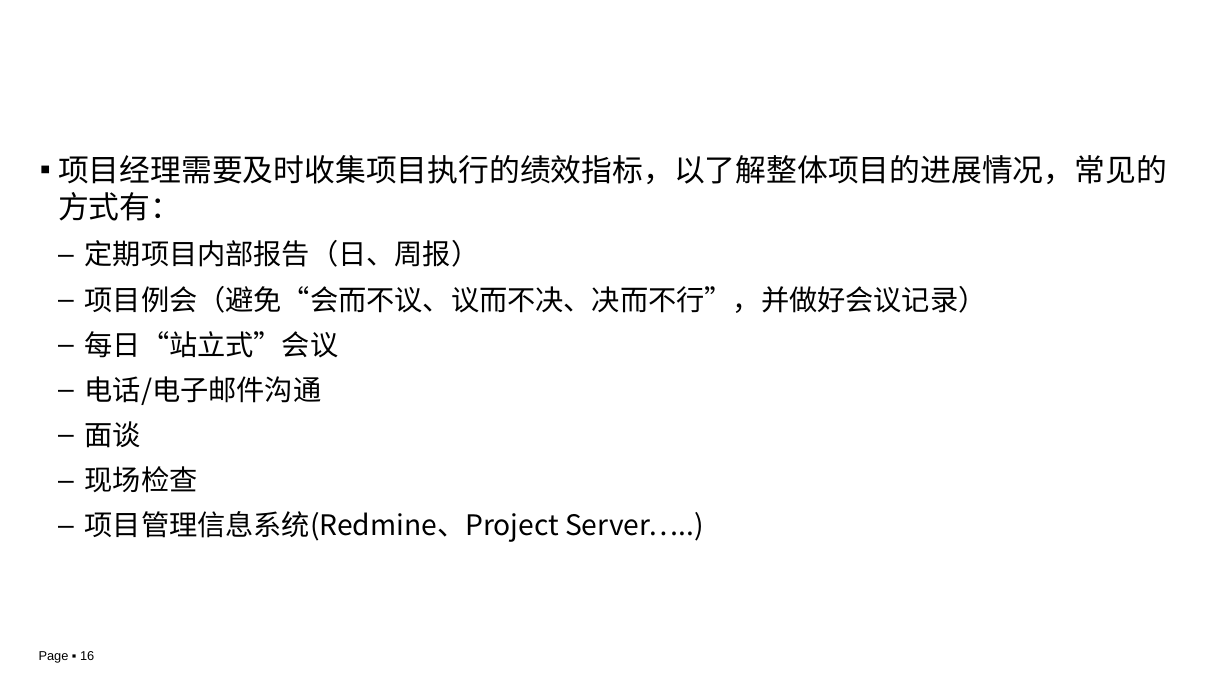
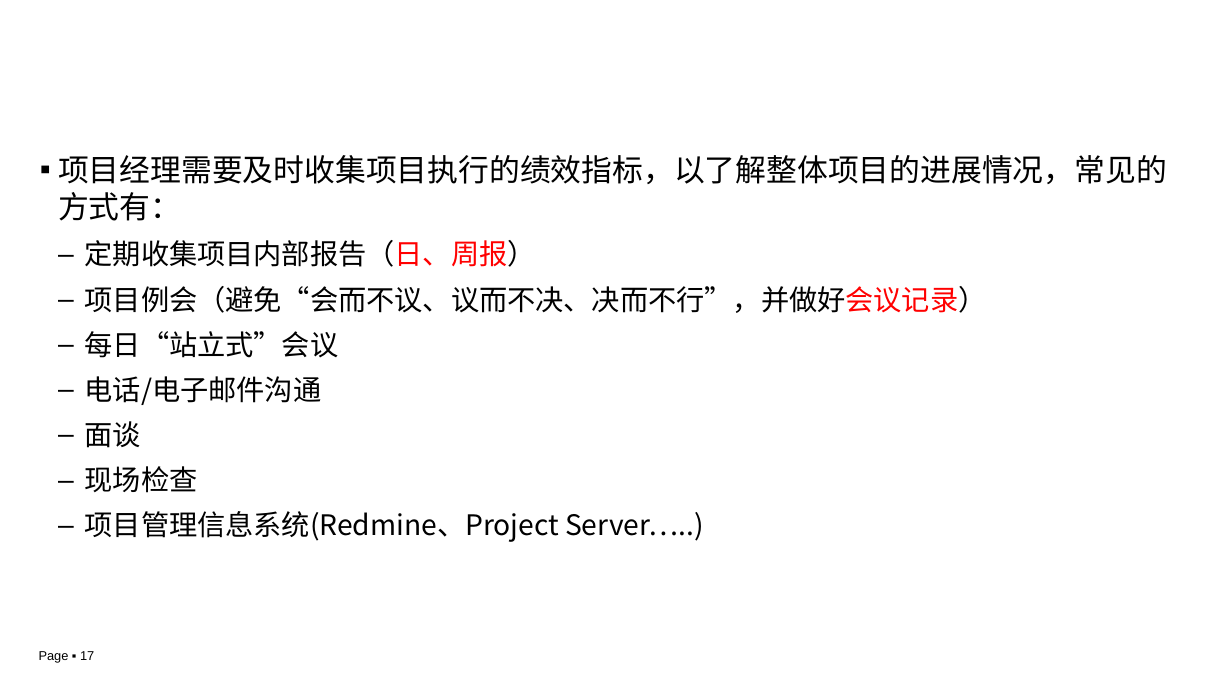
Before and after one commit to edu2act/course-IT-Project-Management, a slide deck: slide 17 of materials/slides/ch04.pptx (slide 16 before the commit). Drawn at 1232x693 pixels with LibreOffice and Linux fonts; fonts in the diff are those of the drawing; background and template pictures are left out. Boxes give left, top, right and bottom in pixels: in the first picture for what was removed or moved away, otherwise in the second. Text is boxed around its words. In the diff, an @@ line names an element or a change of style, - is before the commit and + after.

```diff
--- a/materials/slides/ch04.pptx
+++ b/materials/slides/ch04.pptx
@@ text at (x1=85, y1=240, x2=536, y2=267): text changed @@
-  – 定期项目内部报告（日、周报）
+  – 定期收集项目内部报告（日、周报）
@@ text at (x1=85, y1=286, x2=987, y2=313): text colour #000000 to #FF0000 in "项目例会（避免“会而不议、议而不决、决而不行”，并做好会议记录）" @@
@@ page number at (x1=39, y1=651, x2=94, y2=663): text changed @@
-Page ▪ 16
+Page ▪ 17
```
Also in this commit, not shown: 7 other slides changed, 2 slides added, 1 slide removed, 2 other files.
